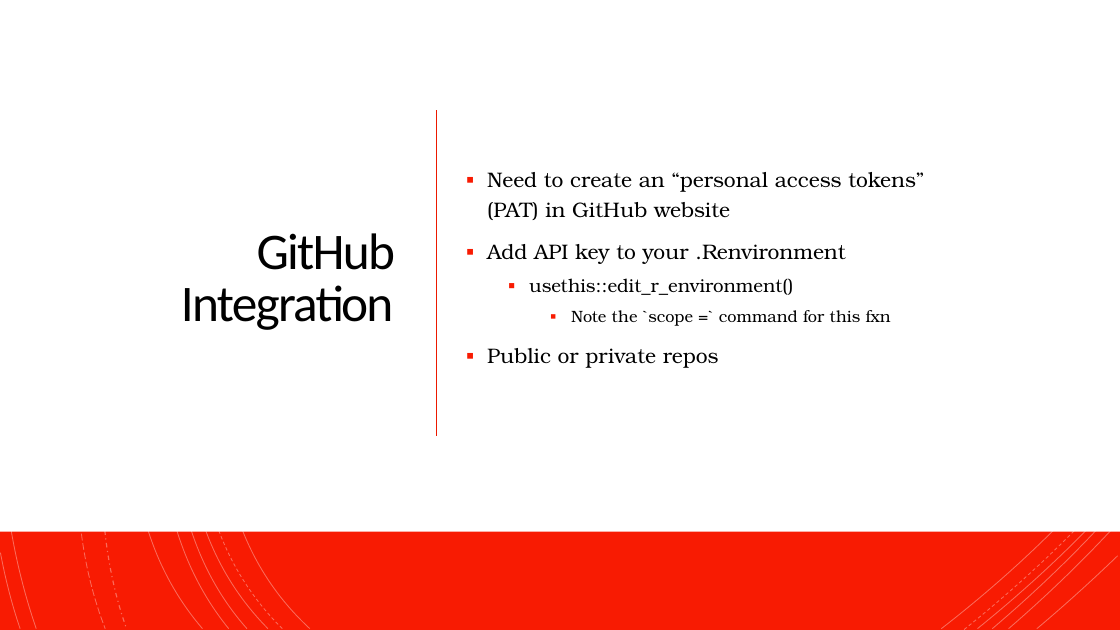
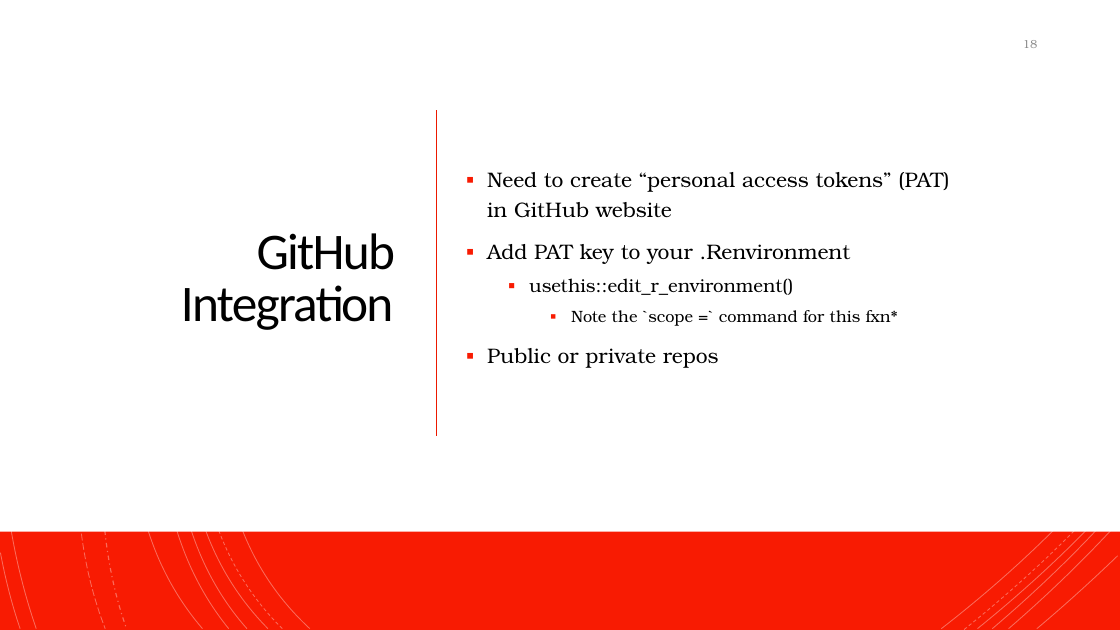
Before and after one commit to NeuroShepherd/R_Coding_Presentations, a slide deck: slide 18 of RStudio, Git, and Github/RStudio_Git_Github.pptx. Drawn at 1120x630 pixels with LibreOffice and Linux fonts; fonts in the diff are those of the drawing. Boxes give left, top, right and bottom in pixels: in the first picture for what was removed or moved away, otherwise in the second. Text is boxed around its words. In the diff, an @@ line names an element or a change of style, - is before the commit and + after.

```diff
--- a/RStudio, Git, and Github/RStudio_Git_Github.pptx
+++ b/RStudio, Git, and Github/RStudio_Git_Github.pptx
@@ page number added at (1023, 40, 1037, 48), 10 pt, text #8C8C8C @@
+18
@@ text at (487, 172, 949, 264): text changed @@
-▪ Need to create an “personal access tokens” (PAT) in GitHub website
-▪ Add API key to your .Renvironment
+▪ Need to create “personal access tokens” (PAT) in GitHub website
+▪ Add PAT key to your .Renvironment
@@ text at (571, 310, 898, 326): text changed @@
-    ▪ Note the `scope =` command for this fxn
+    ▪ Note the `scope =` command for this fxn*
```
Also in this commit, not shown: 19 other slides changed, 1 other file.
